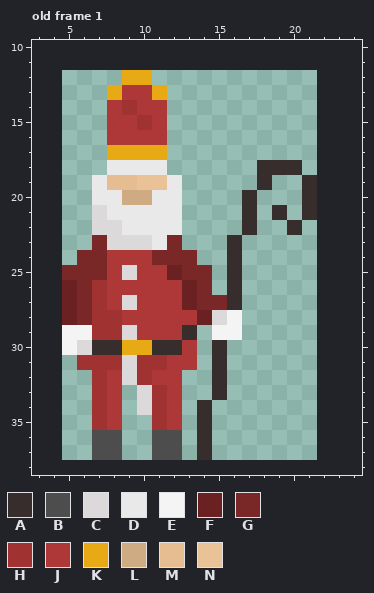
Two states of a pixel-art file, ressources/bosses/stnicholas.aseprite. The picture above was drawn from the file before the commit.
17x26 pixels, 1 frame. Colours within 5 levels of each other are drawn and written as one. Shown: old frame 1: x 3..24, y 10..38. The old version is drawn lined up with the new one, on the new canvas. The commit also changed other frames, which this record leaves out.
Palette (. is transparent): A #372d2d  B #4d4d4d  C #dbd9d9  D #e9e9e9  E #f4f4f4  F #6b2121  G #7a2727  H #a03232  J #ae3838  K #e7aa14  L #cfab84  M #e5bd91  N #e9c298
Pixels before, old frame 1, first column x 5:
12 ....KK...........
13 ...KJJK..........
14 ...JHJJ..........
15 ...JJHJ..........
16 ...JJJJ..........
17 ...KKKK..........
18 ...DDDD......AAA.
19 ..DMMNND.....A..A
20 ..DDLLDD....A...A
21 ..CDDDDD....A.A.A
22 ..CCDDDD....A..A.
23 ..GCCCDG...A.....
24 .GGJJJGGG..A.....
25 GGGJCJJFGG.A.....
26 FGHJJJJJFG.A.....
27 FGHJCJJJFGGA.....
28 FGHHJJJJJFCE.....
29 EEHHCJJJA.EE.....
30 ECAAKKAAJ.A......
31 .HHHCHHJJ.A......
32 ..HJCHJJ..A......
33 ..HJ.CHJ..A......
34 ..HJ.CHJ.A.......
35 ..HJ..HJ.A.......
36 ..BB..BB.A.......
37 ..BB..BB.A.......
Now the later version:
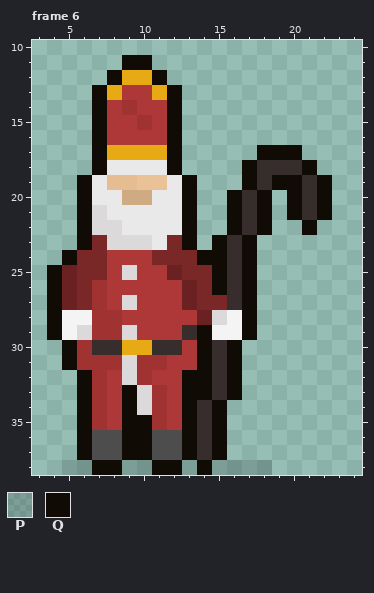
Colours new in this view: P #0000002b  Q #110b06
A new or re-ordered frame is compared with the old frame closest to it.
Changes in this commit:
canvas 17x26 -> 26x39, the old top-left corner now at 5,12
frames 1 -> 6
Changed rows in their new state; - is an unchanged pixel.
Frame 6 is new; against old frame 1:
first column x 4:
11 -----QQ------------
12 ----Q--Q-----------
13 ---Q----Q----------
14 ---Q----Q----------
15 ---Q----Q----------
16 ---Q----Q----------
17 ---Q----Q-----QQQ--
18 ---Q----Q----Q---Q-
19 --Q------Q---Q-QQ-Q
20 --Q------Q--Q-Q-Q-Q
21 --Q------Q--Q-Q.Q-Q
22 --Q------Q--Q-Q-.Q-
23 --Q------Q-Q-Q-----
24 -Q--------QQ-Q-----
25 QF---------Q-Q-----
26 Q----------Q-Q-----
27 Q------------Q-----
28 QEE----------Q-----
29 Q-C-------Q--Q-----
30 -QH-------Q-Q------
31 -Q--------Q-Q------
32 --Q------QQ-Q------
33 --Q--Q---QQ-Q------
34 --Q--Q---Q-Q-------
35 --Q--QQ--Q-Q-------
36 --Q--QQ--Q-Q-------
37 --Q--QQ--Q-Q-------
38 -PPQQPPQQPQPPPP----
Changed places in both pictures, as pixel boxes (x1, y1, x2, y2):
changed: (47, 55, 332, 475)
